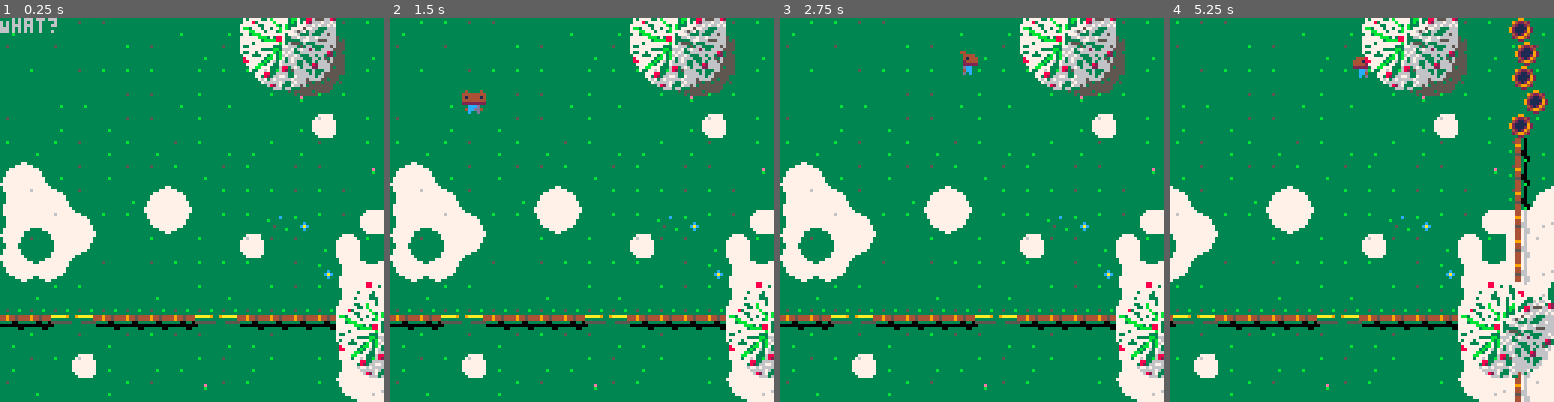
Above: before the commit, frames 1-4 (left to right).
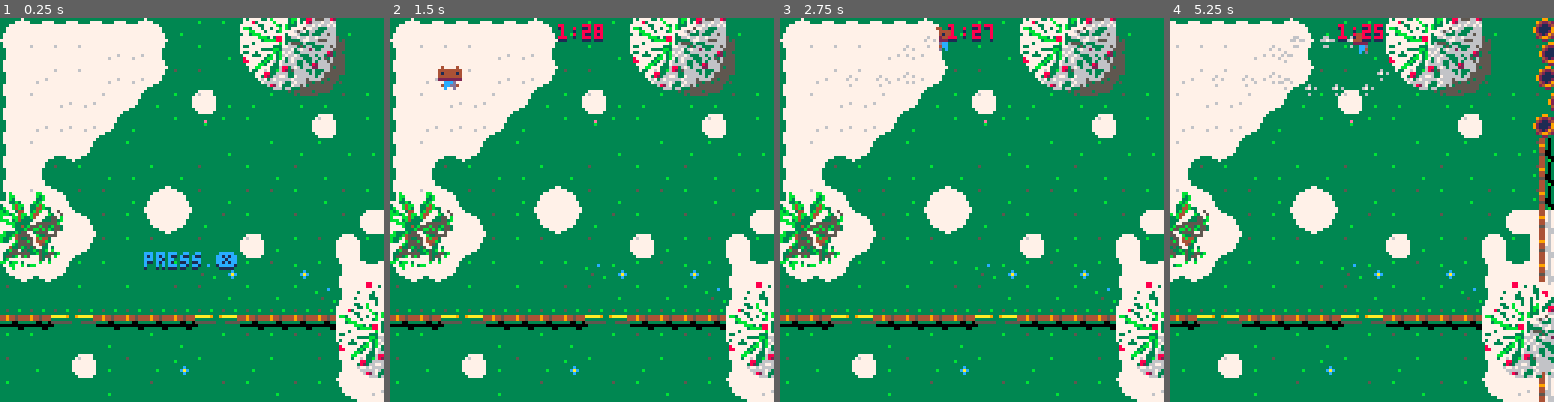
Above: after the commit, the same moments.

Repository: ElectricToy/pico-8
Game: PICO-8 cartridge snow.p8
The game is run twice, just before and just after one commit, with the same random seed, the same clock (stepped at 60 frames per second) and the same inputs.
Inputs:
- Up to frame 1 (0.25 s): no input
- Up to frame 2 (1.5 s): tap X (X key) at 0.33, 1.07 s; tap O (Z key) at 0.7 s
- Up to frame 3 (2.75 s): hold Right 1.6-2.1 s; tap O (Z key) at 1.7, 2.1, 2.5 s; tap X (X key) at 1.85 s; hold Up 2.15-2.42 s; hold Right from 2.47 s (still down)
- Up to frame 4 (5.25 s): tap O (Z key) every 0.4 s from 2.9 to 4.9 s; tap X (X key) at 2.97, 4.08, 5.2 s; release Right at 3.03 s; hold Left 3.08-3.58 s; hold Down 3.63-3.97 s; hold Right 4.02-4.68 s; hold Up 4.73-5.03 s; hold Left from 5.08 s (still down)

The runs differ from the first frame. In frame 1, 17% of the frame differs, in the area x 0-98%, y 0-99%; in frame 2, 16%; in frame 3, 16%; in frame 4, 36%, in the area x 0-100%, y 0-100%.

Commit message:
Countdowns.

Diff:
--- a/snow.p8
+++ b/snow.p8
@@ -824,16 +824,35 @@
 	return flr( ticks / 30 )
 end
 
+function printshadowed( text, x, y, color )
+	print( text, x, y + 1, 1 )
+	print( text, x, y, color )
+end
+
+function drawpressxprompt( ticks )
+	local presspromptcolor = ( band( ticks / 15, 1 ) != 0 ) and 7 or 12
+	printshadowed( "press ❎", 48, 78, presspromptcolor )
+end
+
+function drawcountdown( countdown )
+	local totalseconds = ticks_to_seconds( countdown )
+	local minutes = flr( totalseconds / 60 )
+	local seconds = totalseconds % 60
+	printshadowed( ( minutes > 0 and minutes or "" ) .. ":" .. ( seconds < 10 and "0" or "" ) .. seconds, 56, 2, 8 )
+end
+
 gamestates = {}
 
 gamestates[ "initial" ] =
 {
+	ticks = 0,
 	beginstate = function( self )
 		-- music( 0 )
 		initializeworld()
 	end,
 
 	update = function( self )
+		self.ticks += 1
 		if btn( 4, 0 ) or btn( 5, 0 ) then
 			-- start the game
 			gotostate( "hiding" )
@@ -841,7 +860,7 @@
 	end,
 
 	draw = function( self )
-		print( "What?" )
+	drawpressxprompt( self.ticks )
 	end,
 
 	endstate = function( self )
@@ -850,11 +869,11 @@
 
 gamestates[ "hiding" ] =
 {
-	countdown = 30 * 60,
+	countdown = 30 * 90,
 	beginstate = function( self )
 		-- music( 0 )
 
-		hider = player:new( 3 * 8, 3 * 8 )
+		hider = player:new( 2 * 8, 2 * 8 )
 		local controller = playercontroller:new( hider )
 
 		currentplayer = hider
@@ -869,6 +888,7 @@
 	end,
 
 	draw = function( self )
+		drawcountdown( self.countdown )
 	end,
 
 	endstate = function( self )
@@ -877,55 +897,79 @@
 }
 
 gamestates[ "seeking_prepare" ] =
+{
+	ticks = 0,
+	beginstate = function( self )
+		-- music( 0 )
+
+		seeker = player:new( 2 * 8, 2 * 8 )
+		seeker:setbasesprite( 68 )
+
+		currentplayer = seeker
+	end,
+
+	update = function( self )
+		self.ticks += 1
+		if btn( 4, 0 ) or btn( 5, 0 ) then
+			-- start the game
+			gotostate( "seeking" )
+		end
+	end,
+
+	draw = function( self )
+		drawpressxprompt( self.ticks )
+	end,
+
+	endstate = function( self )
+	end
+}
+
+gamestates[ "seeking" ] =
+{
+	countdown = 30 * 90,
+	beginstate = function( self )
+		-- music( 0 )
+
+		local controller = playercontroller:new( seeker )
+	end,
+
+	update = function( self )
+		self.countdown -= 1
+
+		if self.countdown <= 0 then
+			gotostate( "outcome" )
+		end
+	end,
+
+	draw = function( self )
+		drawcountdown( self.countdown )
+	end,
+
+	endstate = function( self )
+		seeker.controller = nil
+	end
+}
+
+gamestates[ "outcome" ] =
 {
 	beginstate = function( self )
 		-- music( 0 )
-
-		seeker = player:new( 3 * 8, 3 * 8 )
-		seeker:setbasesprite( 68 )
-
-		currentplayer = seeker
 	end,
 
 	update = function( self )
 		if btn( 4, 0 ) or btn( 5, 0 ) then
 			-- start the game
-			gotostate( "seeking" )
+			gotostate( "hiding" )
 		end
 	end,
 
 	draw = function( self )
+		drawpressxprompt( 0 )
 	end,
 
 	endstate = function( self )
 	end
 }
-
-gamestates[ "seeking" ] =
-{
-	countdown = 30 * 60,
-	beginstate = function( self )
-		-- music( 0 )
-
-		local controller = playercontroller:new( seeker )
-	end,
-
-	update = function( self )
-		self.countdown -= 1
-
-		if self.countdown <= 0 then
-			gotostate( "seeking_prepare" )
-		end
-	end,
-
-	draw = function( self )
-	end,
-
-	endstate = function( self )
-		seeker.controller = nil
-	end
-}
-
 
 currentgamestate = nil
 
@@ -1151,7 +1195,11 @@
 	spr( 192, 24*8, 22*8, 4, 4 )
 	spr( 135, 37*8, 18*8, 4, 4 )
 	spr( 135, 37*8, -2*8, 4, 4 )
-
+	spr( 135, -1*8, 7*8, 4, 4 )
+	spr( 192, 45*8, 22*8, 4, 4 )
+
+	-- Draw the UI.
+	camera( 0, 0 )
 	if currentgamestate then
 		currentgamestate:draw()
 	end
@@ -1292,12 +1340,12 @@
 0000080808000000004008080808080024010900002424341400000808080800040109000004043414000008080800003414090000000000000000080808000000400040004000400000000000000000004000400040004000000000000000000040004000400040000000000000000000400000400000000000000000000000
 0000000000000000000000000000000000000000000000000000000000000000000000000000000000000000000000000000000000000000000000000000000000000000000000000000000000000000000000000000000000000000000000000000000000000000000000000000000000000000000000000000000000000000
 __map__
-0101010101010101010101010101010101010101010101010101010101010101110101010101010101010114141414140000000000000000000000000000000000000000000000000000000000000000000000000000000000000000000000000000000000000000000000000000000000000000000000000000000000000000
-0101010101010101010101010101010101010103010101010101010101010101110101010101010101010114141414140000000000000000000000000000000000000000000000000000000000000000000000000000000000000000000000000000000000000000000000000000000000000000000000000000000000000000
-0101010101010101010101010101010101010101030301010101010301010101110101010303010101010114141414140000000000000000000000000000000000000000000000000000000000000000000000000000000000000000000000000000000000000000000000000000000000000000000000000000000000000000
-0101010101010101010101010101010101010301030301010101010101010101100101010303010101010114141414140000000000000000000000000000000000000000000000000000000000000000000000000000000000000000000000000000000000000000000000000000000000000000000000000000000000000000
-0101010101010101010101010103010101010301010101010101010101010101200101010101010101010134141414140000000000000000000000000000000000000000000000000000000000000000000000000000000000000000000000000000000000000000000000000000000000000000000000000000000000000000
-0101010101010101010101010101010111010101010101010101010101010101110101010101010303010101010101010000000000000000000000000000000000000000000000000000000000000000000000000000000000000000000000000000000000000000000000000000000000000000000000000000000000000000
+0202020202020201010101010101010101010101010101010101010101010101110101010101010101010114141414140000000000000000000000000000000000000000000000000000000000000000000000000000000000000000000000000000000000000000000000000000000000000000000000000000000000000000
+0202020202020201010101010101010101010103010101010101010101010101110101010101010101010114141414140000000000000000000000000000000000000000000000000000000000000000000000000000000000000000000000000000000000000000000000000000000000000000000000000000000000000000
+0202020202020201010101010101010101010101030301010101010301010101110101010303010101010114141414140000000000000000000000000000000000000000000000000000000000000000000000000000000000000000000000000000000000000000000000000000000000000000000000000000000000000000
+0202020202020101020101010101010101010301030301010101010101010101100101010303010101010114141414140000000000000000000000000000000000000000000000000000000000000000000000000000000000000000000000000000000000000000000000000000000000000000000000000000000000000000
+0202020202010101010101010103010101010301010101010101010101010101200101010101010101010134141414140000000000000000000000000000000000000000000000000000000000000000000000000000000000000000000000000000000000000000000000000000000000000000000000000000000000000000
+0202020201010101010101010101010111010101010101010101010101010101110101010101010303010101010101010000000000000000000000000000000000000000000000000000000000000000000000000000000000000000000000000000000000000000000000000000000000000000000000000000000000000000
 0202010101010101010101010101010111010101010101020203040302020101110101010101010103030101010101010000000000000000000000000000000000000000000000000000000000000000000000000000000000000000000000000000000000000000000000000000000000000000000000000000000000000000
 0202020101010202010101010101010111020302020302020202020204030202110101010101010103030101010101010000000000000000000000000000000000000000000000000000000000000000000000000000000000000000000000000000000000000000000000000000000000000000000000000000000000000000
 0202020201010202010101010101010212020302020202010202030404030202120201010101010303010101010303030000000000000000000000000000000000000000000000000000000000000000000000000000000000000000000000000000000000000000000000000000000000000000000000000000000000000000
